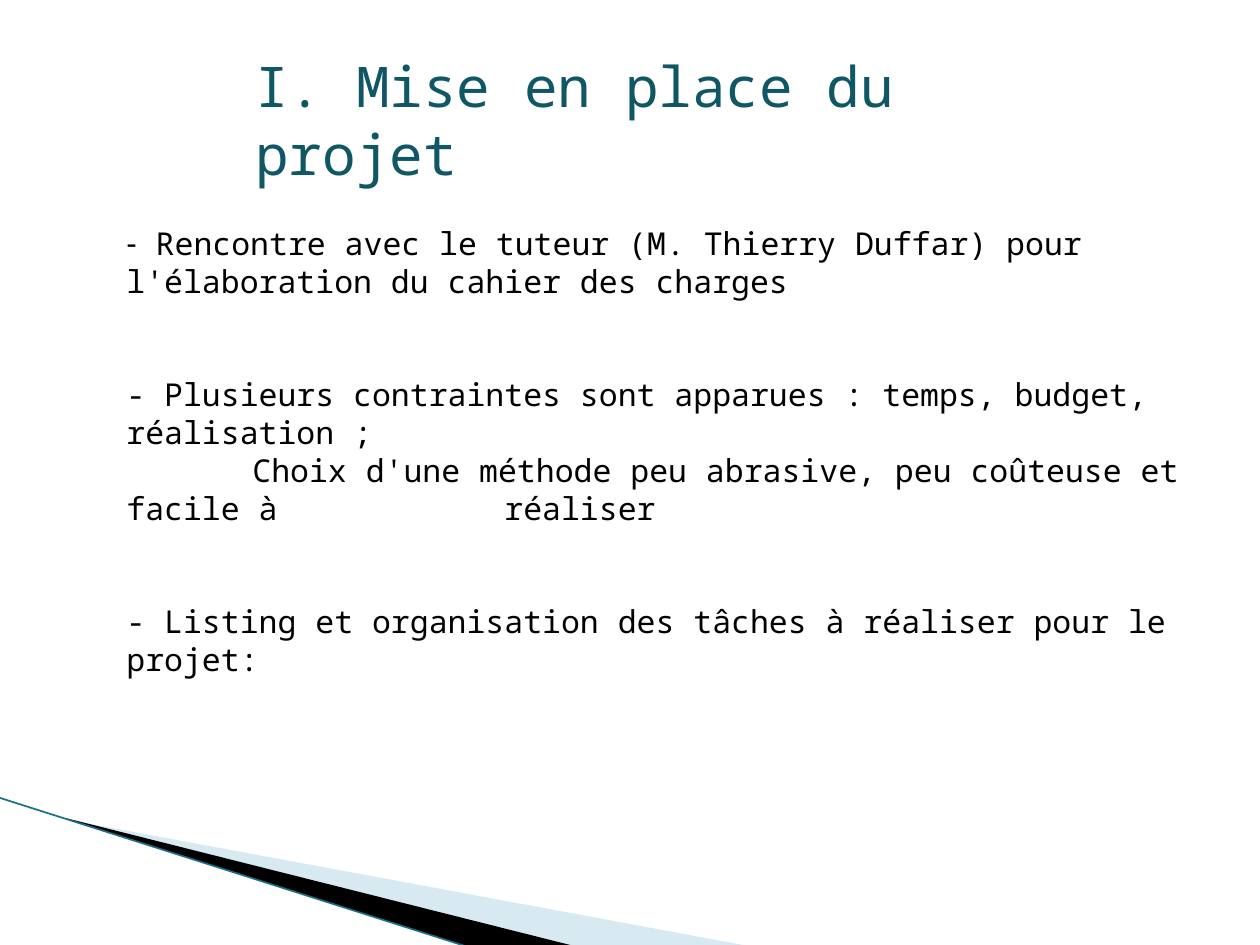
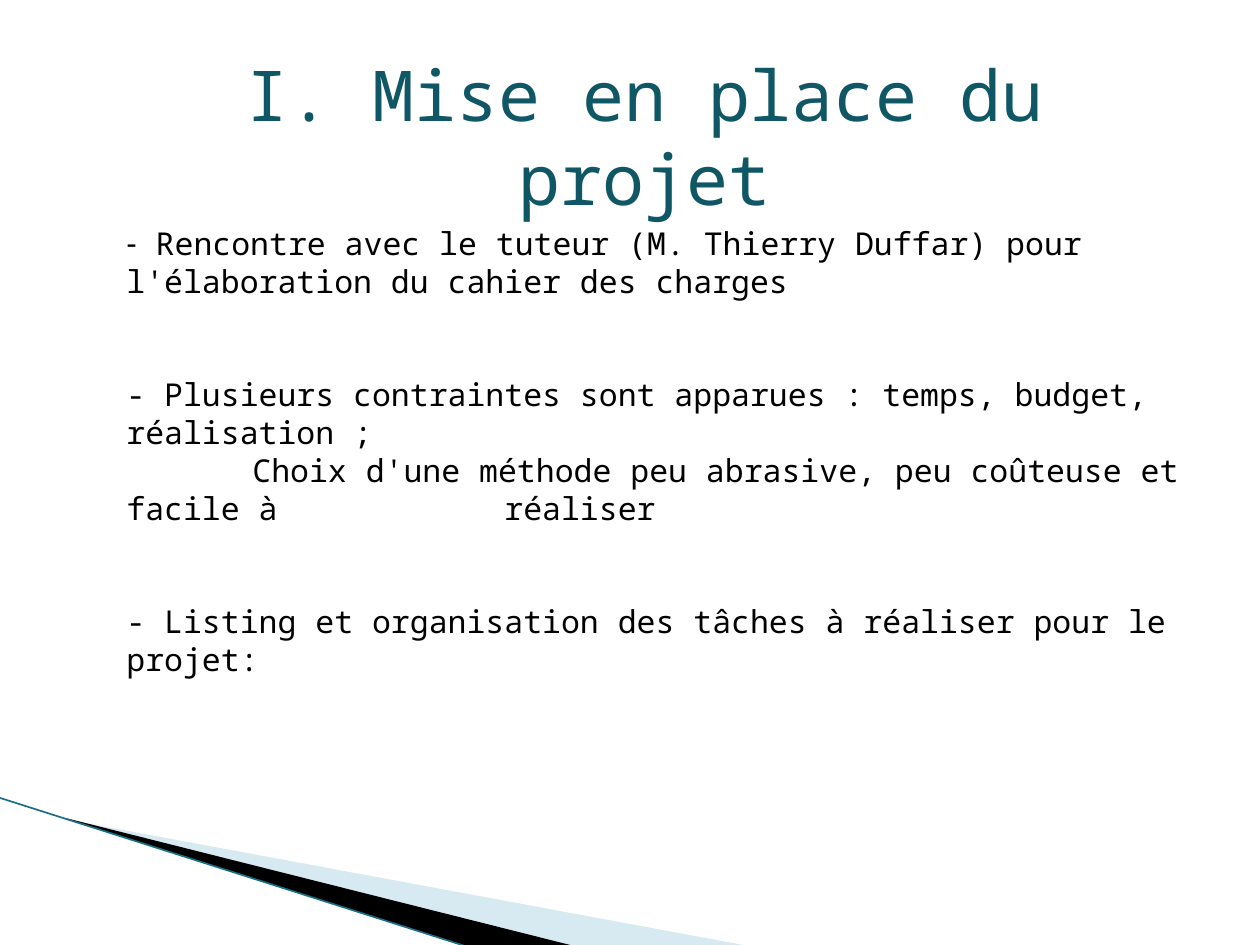
Before and after one commit to klnkg/cristallo3d, a slide deck: slide 6 of Preparation rencontre respo gestion/Powerpoint final/ANIMATION 3D EN CRISTALLOGRAPHIE.pptx (slide 4 before the commit). Drawn at 1260x945 pixels with LibreOffice and Linux fonts; fonts in the diff are those of the drawing; background and template pictures are left out. Boxes give left, top, right and bottom in pixels: in the first picture for what was removed or moved away, otherwise in the second. Text is boxed around its words. In the diff, an @@ line names an element or a change of style, - is before the commit and + after.

```diff
--- a/Preparation rencontre respo gestion/Powerpoint final/ANIMATION 3D EN CRISTALLOGRAPHIE.pptx
+++ b/Preparation rencontre respo gestion/Powerpoint final/ANIMATION 3D EN CRISTALLOGRAPHIE.pptx
@@ text "I. Mise en place du ...": place and size @@
-text "I. Mise en place du ..." at box(255, 64, 894, 189)
+text "I. Mise en place du ..." at box(246, 67, 1044, 222)
@@ text "I. Mise en place du ..." at box(246, 67, 1044, 222): size 32 to 40 pt; alignment left to centre @@
```
Also in this commit, not shown: 2 other slides changed, 4 slides added.
